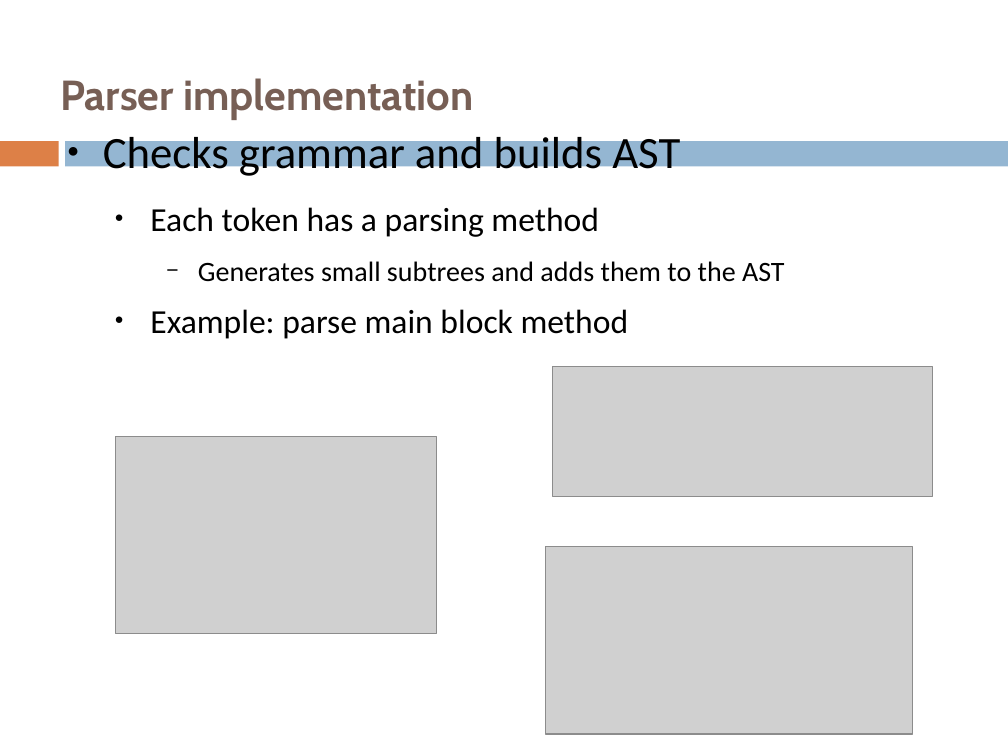
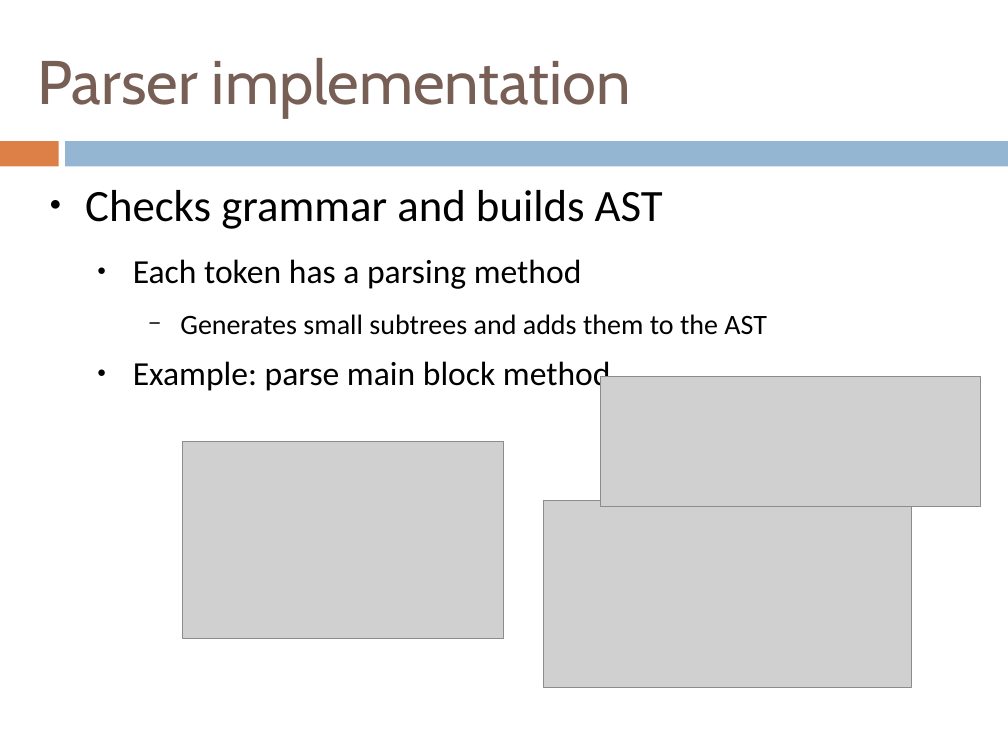
Before and after one commit to henrikklarup/sw402a, a slide deck: slide 17 of Project/præsentation/lasse.pptx (slide 18 before the commit). Drawn at 1008x756 pixels with LibreOffice and Linux fonts; fonts in the diff are those of the drawing; grey boxes stand for pictures. Boxes give left, top, right and bottom in pixels: in the first picture for what was removed or moved away, otherwise in the second. Text is boxed around its words. In the diff, an @@ line names an element or a change of style, - is before the commit and + after.

```diff
--- a/Project/præsentation/lasse.pptx
+++ b/Project/præsentation/lasse.pptx
@@ title "Parser implementation": place and size @@
-title "Parser implementation" at (60, 78, 473, 120)
+title "Parser implementation" at (38, 58, 631, 119)
@@ title "Parser implementation" at (38, 58, 631, 119): size 30 to 44 pt, bold off @@
@@ text "Checks grammar and builds AST" rewrapped from (103, 131, 785, 339) to (85, 190, 767, 394) @@
@@ picture: place and size @@
-picture at (552, 367, 932, 496)
+picture at (600, 377, 980, 506)
@@ picture: place and size @@
-picture at (116, 436, 437, 634)
+picture at (182, 442, 504, 639)
@@ picture: place and size @@
-picture at (545, 547, 913, 735)
+picture at (543, 500, 911, 687)
```
Also in this commit, not shown: 31 other slides changed, 2 slides added, 2 slides removed.
